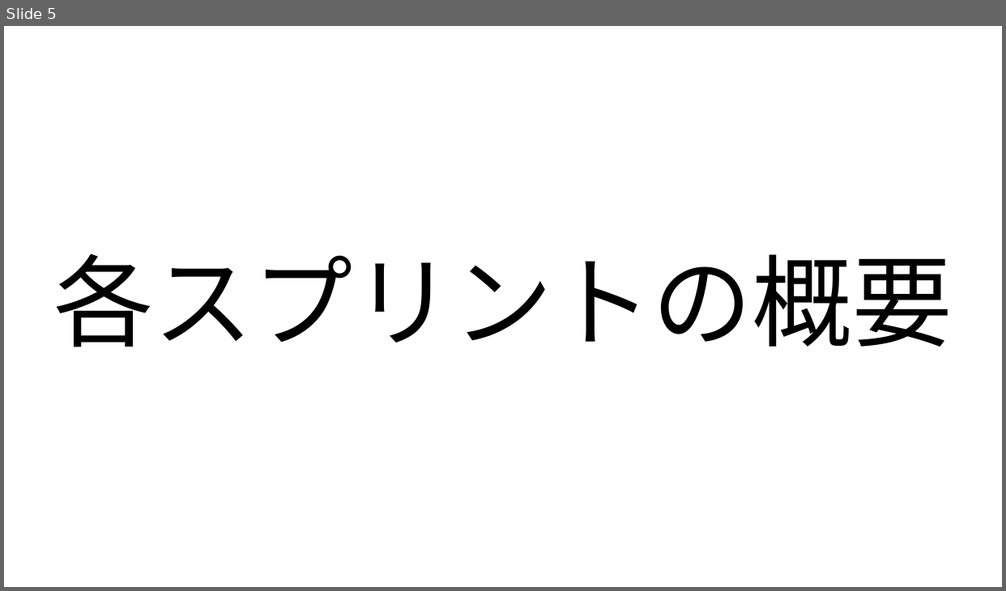
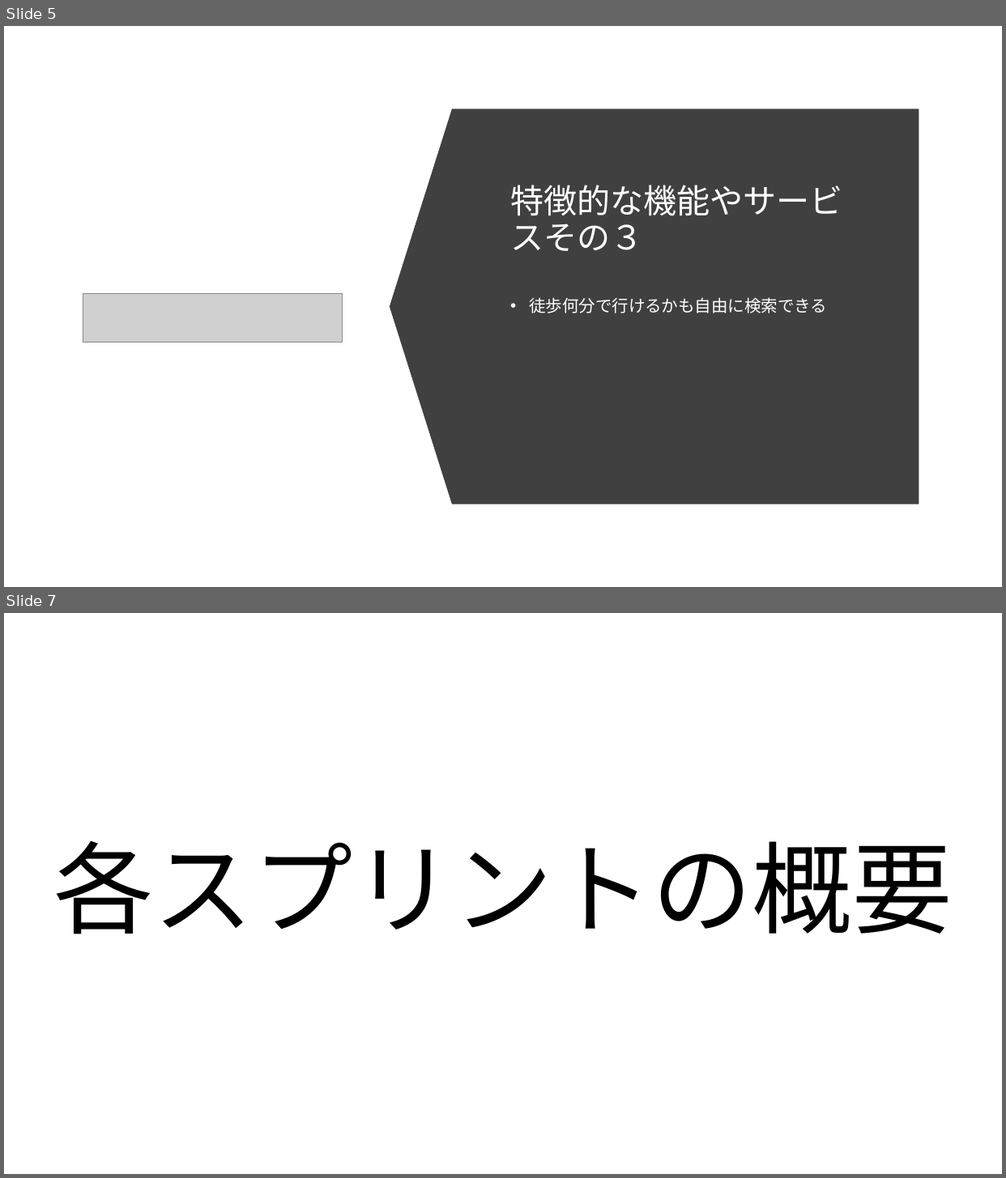
Before and after one commit to limich001/PlaySpace, a slide deck: プレゼンのやつ.pptx. Shown one above the other, each under a label of ours: slide 5 before the commit, slides 5 and 7 after it; the slides between them are not shown. The pictures are 1006x591 and 1006x1178 pixels, drawn with LibreOffice and Linux fonts; fonts in the diff are those of the drawing; grey boxes stand for pictures. Boxes give left, top, right and bottom in pixels: in the first picture for what was removed or moved away, otherwise in the second. Text is boxed around its words. In the diff, an @@ line names an element or a change of style, - is before the commit and + after.

```diff
--- a/プレゼンのやつ.pptx
+++ b/プレゼンのやつ.pptx
@@ slide 5 added at [4,26,1002,587], background #454545 @@
@@ rectangle added at [4,26,1002,587], fill #FFFFFF @@
@@ down arrow added at [390,109,919,504], fill #404040 @@
@@ title added at [510,185,843,251], 32 pt, text #FFFFFF @@
+特徴的な機能やサービスその３
@@ picture added at [83,294,343,343] @@
@@ text added at [529,297,827,314], 16 pt, text #FFFFFF @@
+• 徒歩何分で行けるかも自由に検索できる
@@ what was slide 5 is now slide 7 @@
```
Also in this commit, not shown: 9 slides changed, 2 other slides added.
